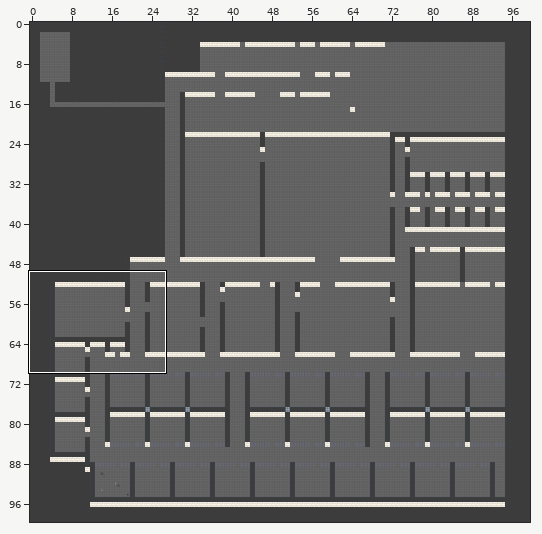
Two states of a Tiled map, Assets/WorldMap/Datas/Map/map1.tmx. Above: a wide view before the commit, with the close-up outlined.
Close-up. Before:
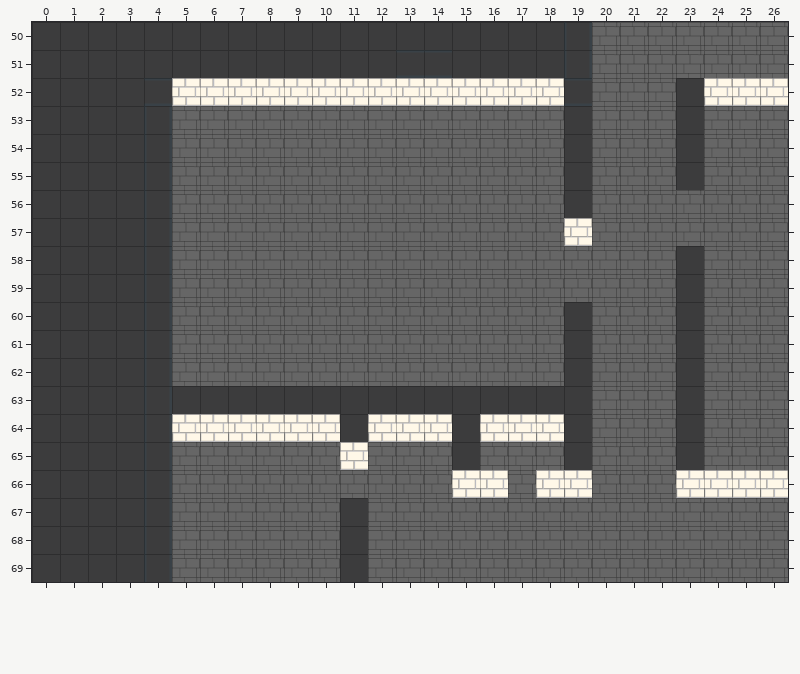
Cells are 64x64 px. Shown: x 0..26, y 50..69. The commit also changed other parts of the map, which this record leaves out. Tiles whose own drawing changed are shown in their newer look in all pictures.
Once edited:
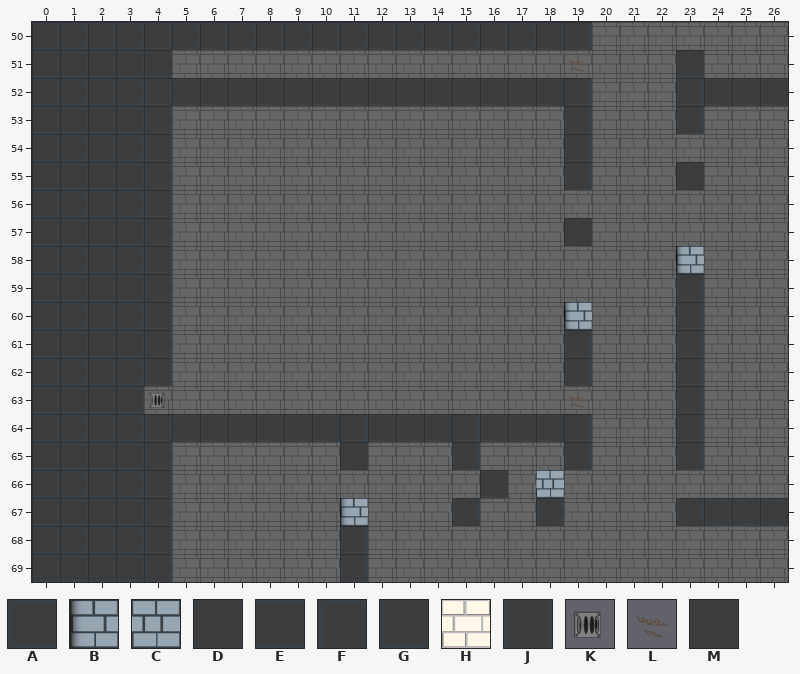
Key: from "basique": A 13, B 16, C 17, D 19, E 27, F 28, G 30, H 33, J 36, K 44, L 45, M 52.
_ is an empty cell.
Diff:
{"where": "layer \"Mur0\""}
{"y":51,"x":5,"old":"MMMMMMMMEEMMMMJ","new":"______________L"}
{"y":51,"x":23,"old":"_","new":"G"}
{"y":52,"x":5,"old":"HHHHHHHHHHHHHH","new":"AAAAAAAAAAAAAA"}
{"y":52,"x":24,"old":"HHH","new":"AAA"}
{"y":54,"x":23,"old":"M","new":"_"}
{"y":56,"x":19,"old":"M","new":"_"}
{"y":57,"x":19,"old":"H","new":"D"}
{"y":58,"x":23,"old":"M","new":"B"}
{"y":60,"x":19,"old":"M","new":"B"}
{"y":63,"x":4,"old":"JMMMMMMMMMMMMMMM","new":"K______________L"}
{"y":64,"x":5,"old":"HHHHHH","new":"AAAAAA"}
{"y":64,"x":12,"old":"HHH","new":"AAA"}
{"y":64,"x":16,"old":"HHH","new":"AAA"}
{"y":65,"x":11,"old":"H","new":"D"}
{"y":66,"x":15,"old":"HH","new":"_E"}
{"y":66,"x":18,"old":"HH","new":"C_"}
{"y":66,"x":23,"old":"HHHH","new":"____"}
{"y":67,"x":11,"old":"M","new":"B"}
{"y":67,"x":15,"old":"_","new":"F"}
{"y":67,"x":18,"old":"_","new":"F"}
{"y":67,"x":23,"old":"____","new":"FAAA"}
